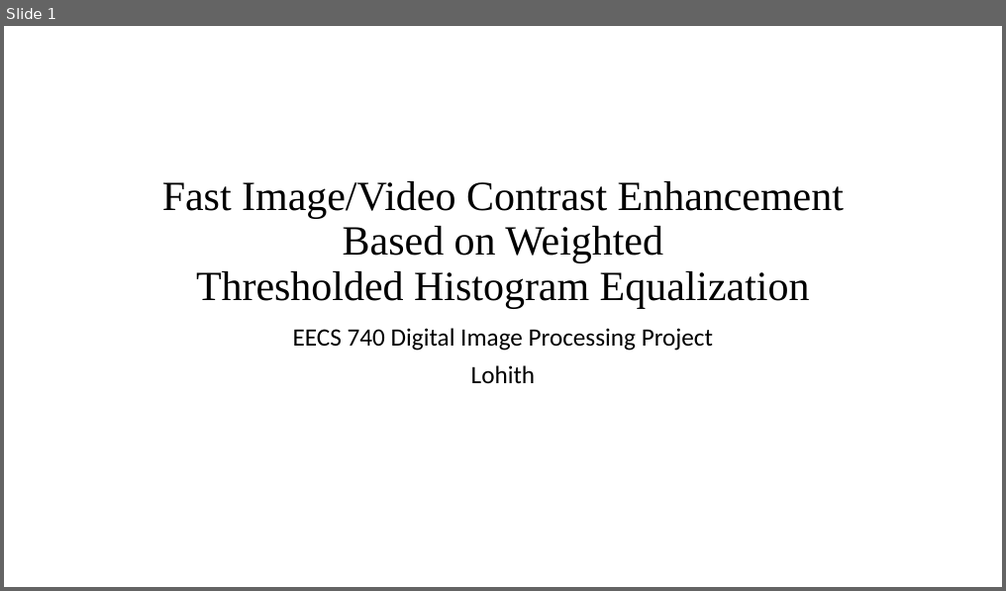
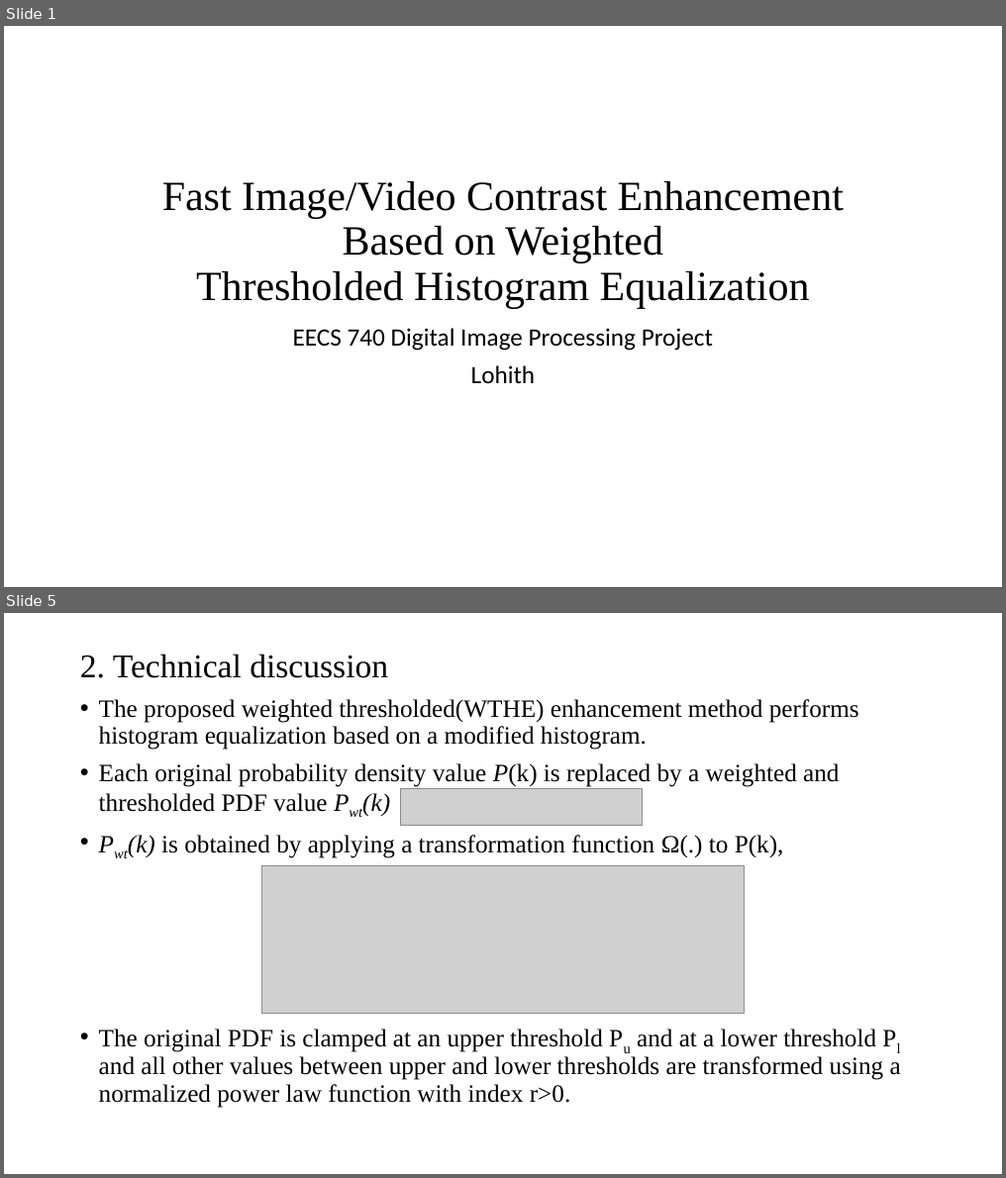
Before and after one commit to lohith921/DIP, a slide deck: Project/Presentation.pptx. Shown one above the other, each under a label of ours: slide 1 before the commit, slides 1 and 5 after it; the slides between them are not shown. The pictures are 1006x591 and 1006x1178 pixels, drawn with LibreOffice and Linux fonts; fonts in the diff are those of the drawing; grey boxes stand for pictures. Boxes give left, top, right and bottom in pixels: in the first picture for what was removed or moved away, otherwise in the second. Text is boxed around its words. In the diff, an @@ line names an element or a change of style, - is before the commit and + after.

Commit message:
Technical discussion has been updated

```diff
--- a/Project/Presentation.pptx
+++ b/Project/Presentation.pptx
@@ slide 5 added at [4, 613, 1002, 1174], background #FFFFFF @@
@@ title added at [80, 654, 388, 678], 32 pt, text #000000 @@
+2. Technical discussion
@@ text added at [99, 699, 901, 1108], 24 pt, text #000000 @@
+• The proposed weighted thresholded(WTHE) enhancement method performs histogram equalization based on a modified histogram.
+• Each original probability density value P(k) is replaced by a weighted and thresholded PDF value Pwt(k)
+• Pwt(k) is obtained by applying a transformation function Ω(.) to P(k),
+• The original PDF is clamped at an upper threshold Pu and at a lower threshold Pl and all other values between upper and lower thresholds are transformed using a normalized power law function with index r>0.
@@ picture added at [401, 789, 642, 826] @@
@@ picture added at [261, 866, 745, 1014] @@
```
Also in this commit, not shown: 3 slides changed, 3 other slides added, 1 slide removed.
